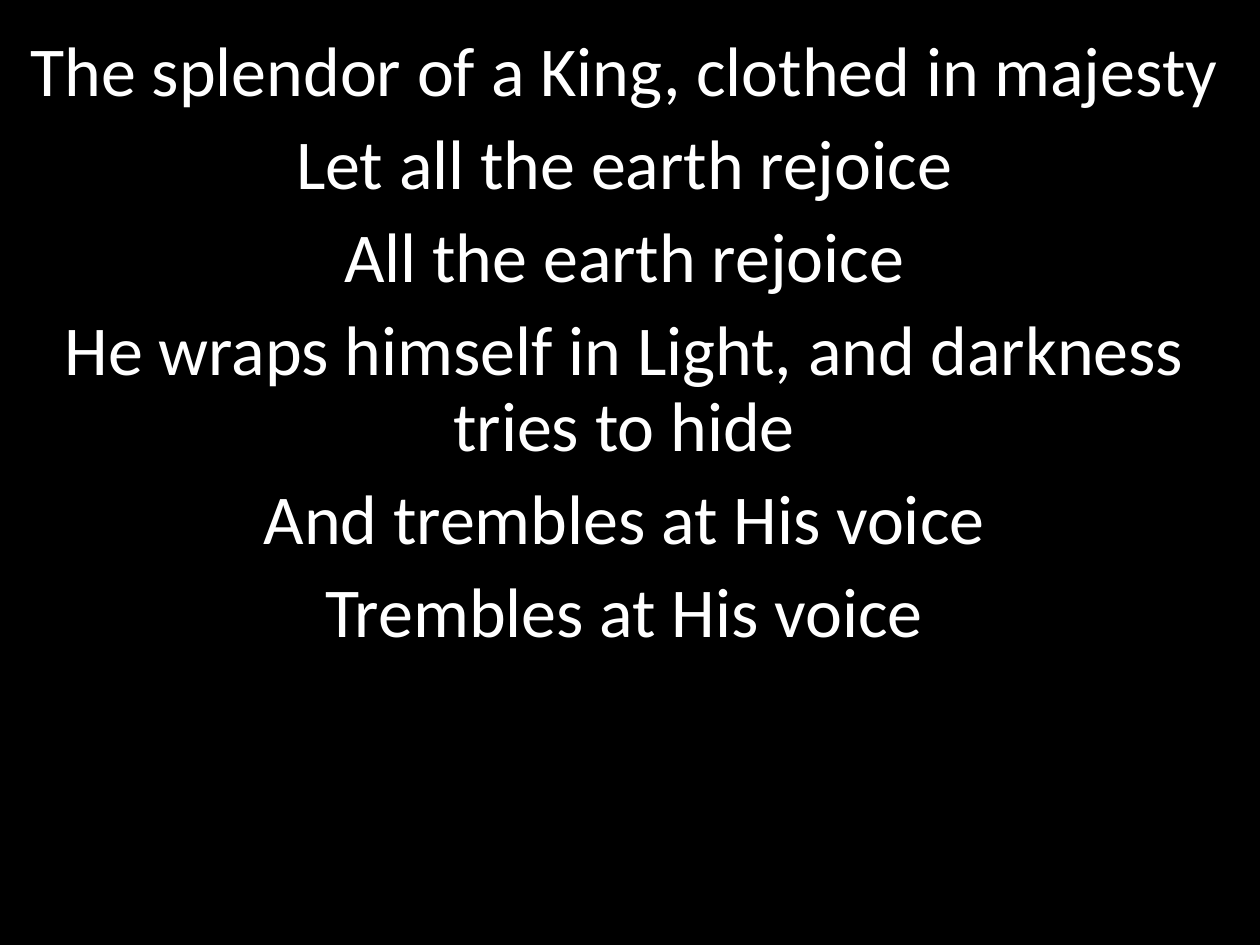
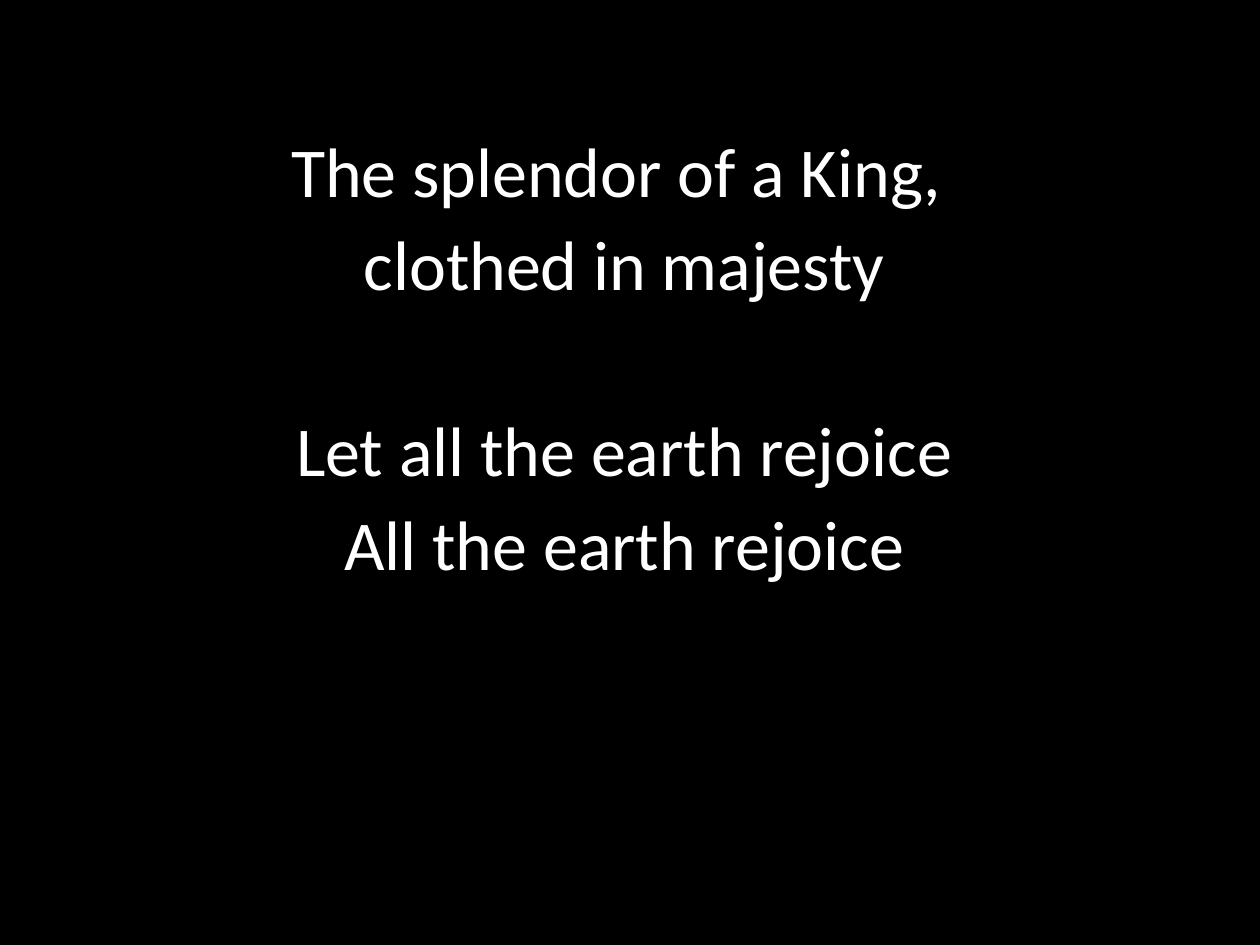
Before and after one commit to kendall412/worship, a slide deck: slide 2 of How Great is Our God.pptx. Drawn at 1260x945 pixels with LibreOffice and Linux fonts; fonts in the diff are those of the drawing. Boxes give left, top, right and bottom in pixels: in the first picture for what was removed or moved away, otherwise in the second. Text is boxed around its words. In the diff, an @@ line names an element or a change of style, - is before the commit and + after.

```diff
--- a/How Great is Our God.pptx
+++ b/How Great is Our God.pptx
@@ subtitle at [291, 148, 941, 302]: text changed @@
-The splendor of a King, clothed in majesty
+The splendor of a King,
+clothed in majesty
@@ subtitle at [65, 326, 1184, 638]: paragraphs removed @@
-He wraps himself in Light, and darkness tries to hide
-And trembles at His voice
-Trembles at His voice
```
Also in this commit, not shown: 3 other slides changed, 2 slides added, 7 other files.
